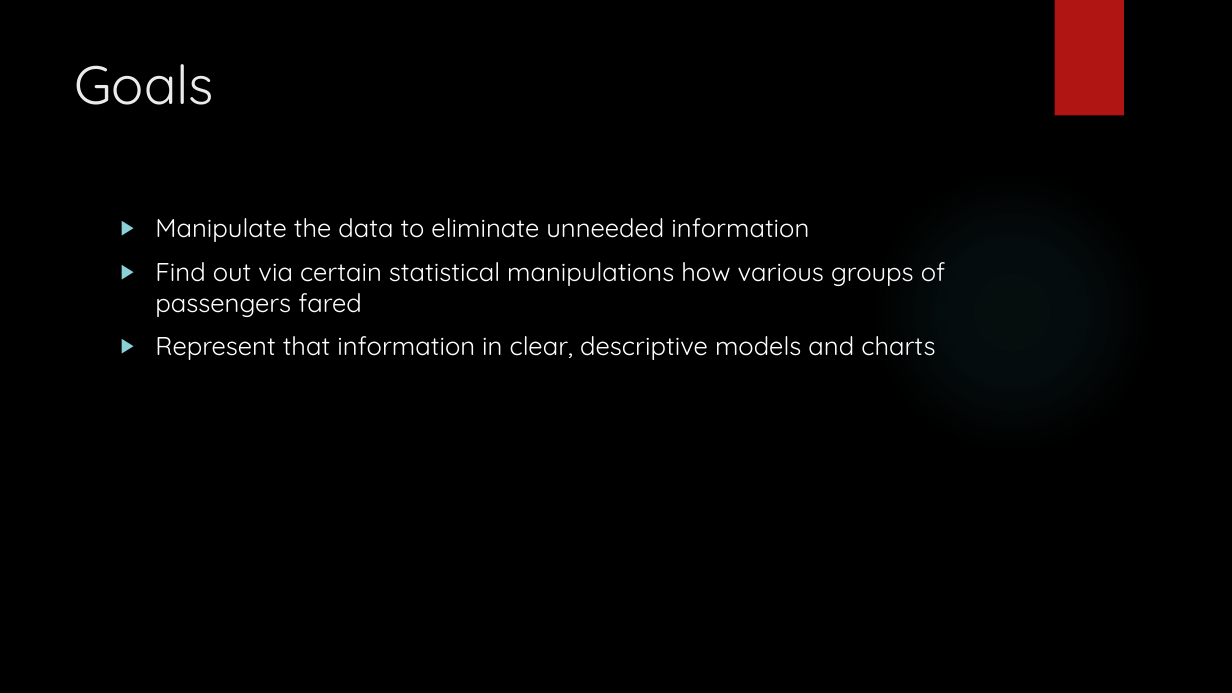
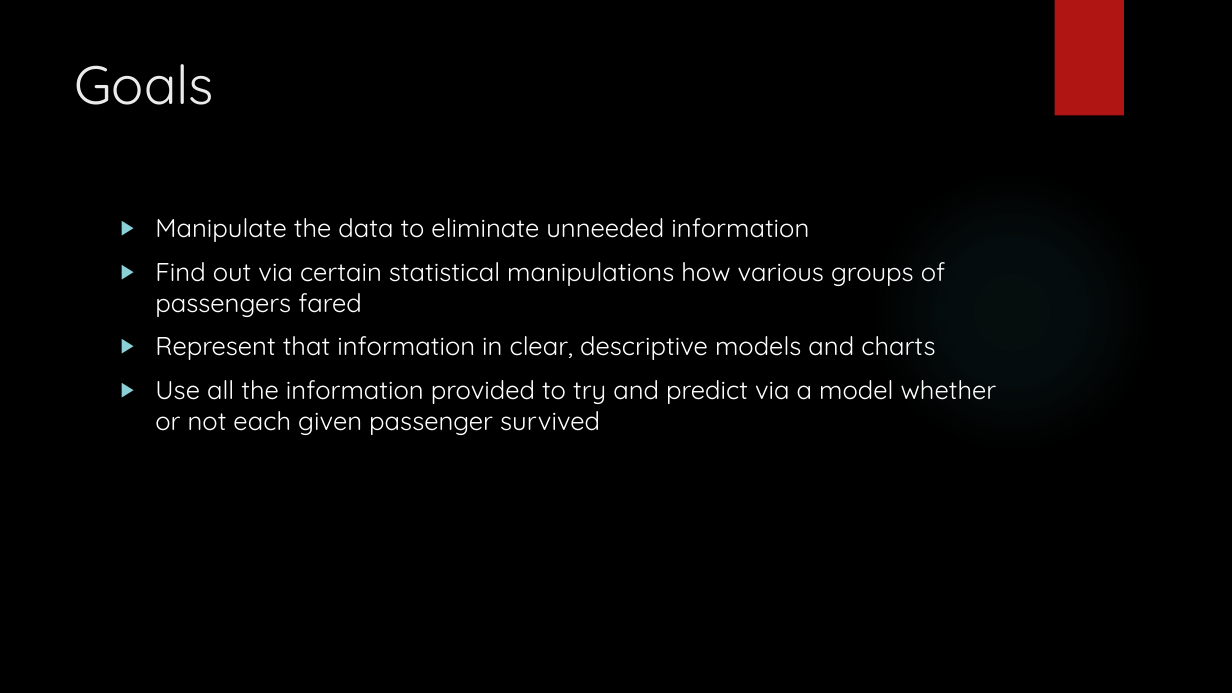
Before and after one commit to Kmkinnear/Data_Project, a slide deck: slide 4 of Presentation.pptx. Drawn at 1232x693 pixels with LibreOffice and Linux fonts; fonts in the diff are those of the drawing; background and template pictures are left out. Boxes give left, top, right and bottom in pixels: in the first picture for what was removed or moved away, otherwise in the second. Text is boxed around its words. In the diff, an @@ line names an element or a change of style, - is before the commit and + after.

```diff
--- a/Presentation.pptx
+++ b/Presentation.pptx
@@ text at (155,380,997,435): paragraph added @@
+▶ Use all the information provided to try and predict via a model whether or not each given passenger survived
```
Also in this commit, not shown: 1 other slide changed, 1 slide added, 1 slide removed.
